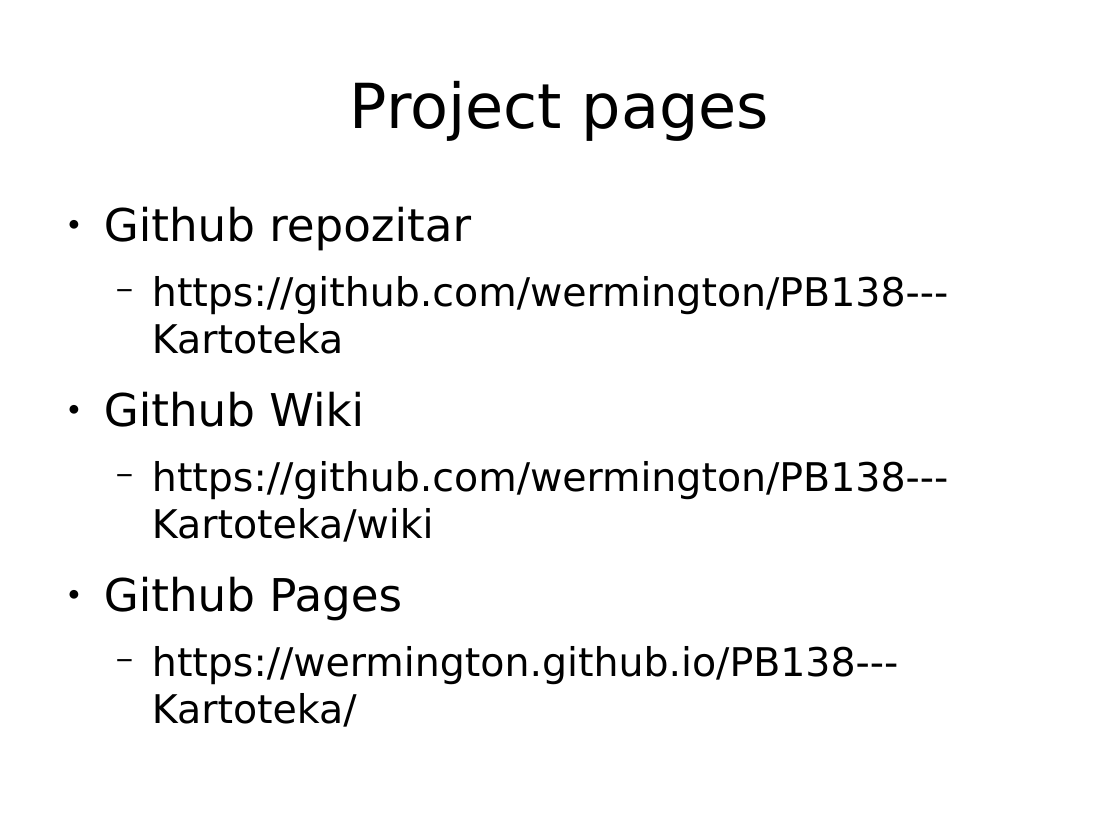
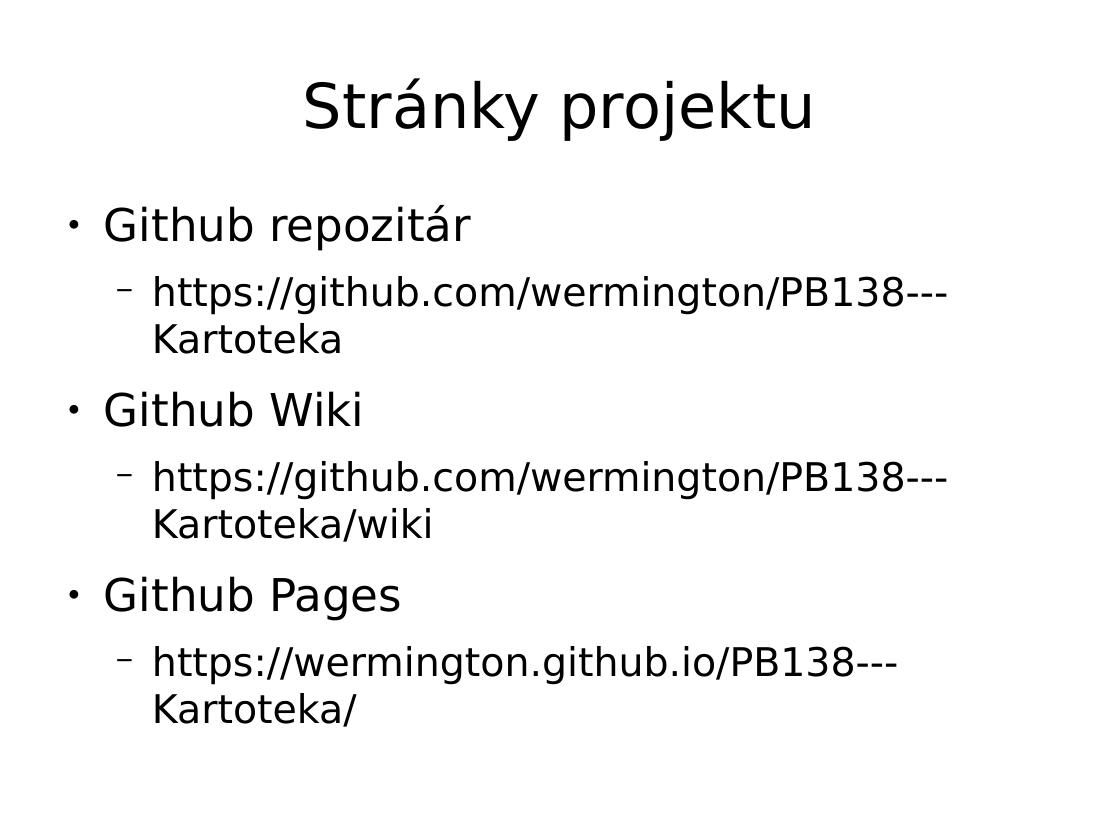
Before and after one commit to pestanko/PB138---Kartoteka, a slide deck: slide 3 of doc/presentation/Prezentacia.odp. Drawn at 1120x840 pixels with LibreOffice and Linux fonts; fonts in the diff are those of the drawing. Boxes give left, top, right and bottom in pixels: in the first picture for what was removed or moved away, otherwise in the second. Text is boxed around its words. In the diff, an @@ line names an element or a change of style, - is before the commit and + after.

```diff
--- a/doc/presentation/Prezentacia.odp
+++ b/doc/presentation/Prezentacia.odp
@@ title at <box>303,78,816,141</box>: text changed @@
-Project pages
+Stránky projektu
@@ text at <box>104,205,471,251</box>: text changed @@
-● Github repozitar
+● Github repozitár
```
Also in this commit, not shown: 8 other slides changed, 1 slide removed, 4 other files.
